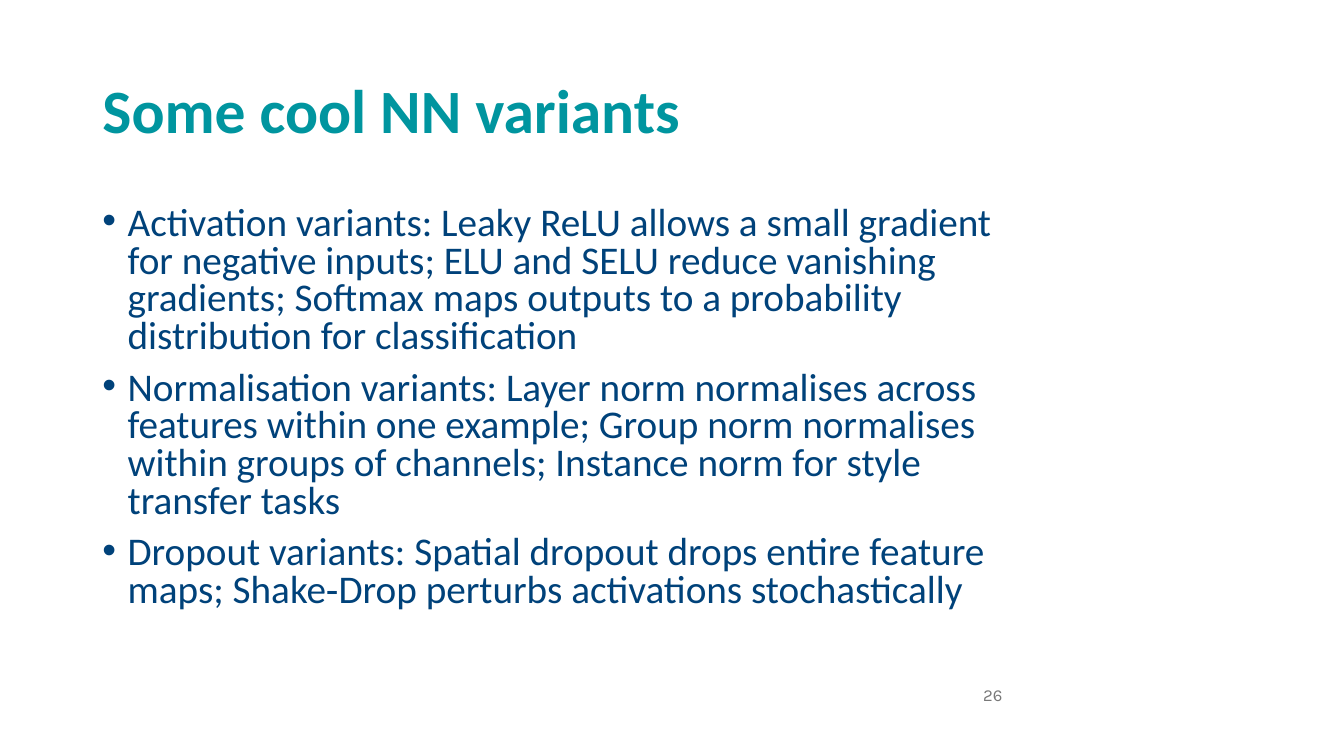
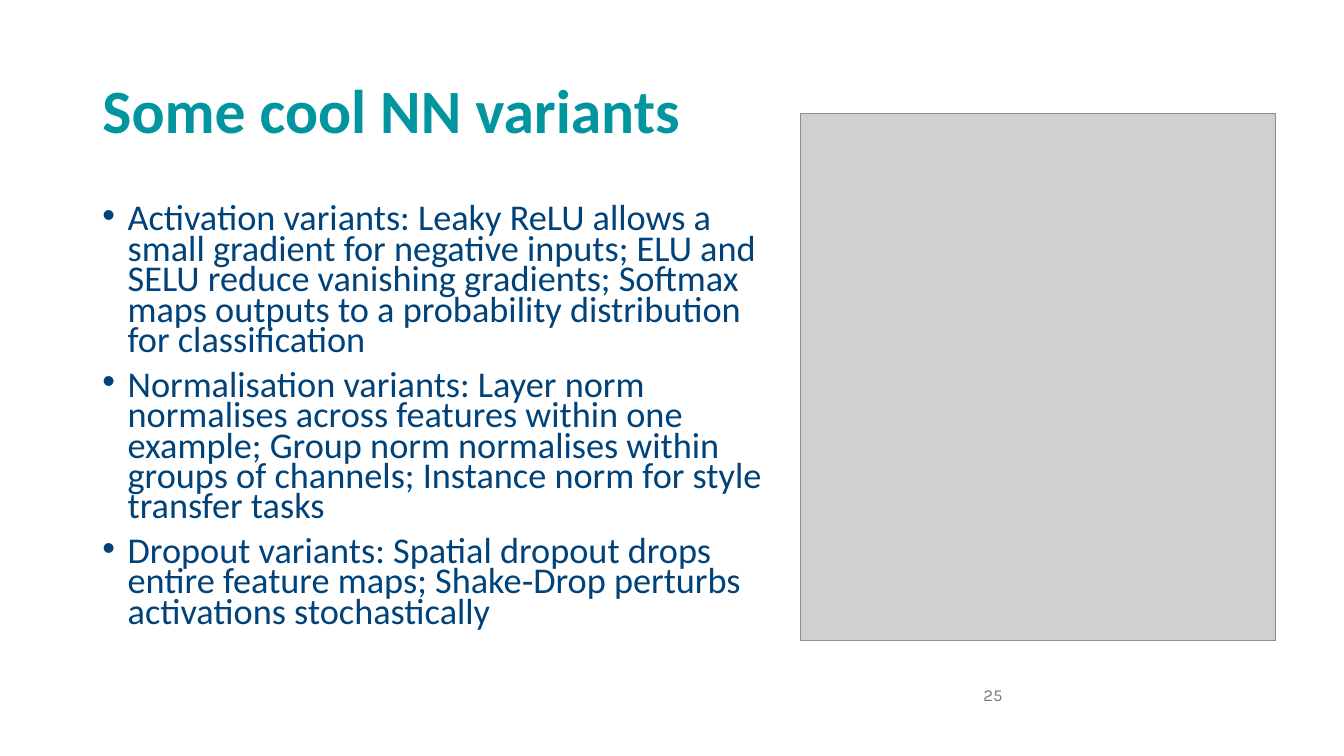
Before and after one commit to andrewcparnell/STAT41130, a slide deck: slide 25 of slides/day 2/D2C2_DL_CNN.pptx (slide 26 before the commit). Drawn at 1344x756 pixels with LibreOffice and Linux fonts; fonts in the diff are those of the drawing; grey boxes stand for pictures; background and template pictures are left out. Boxes give left, top, right and bottom in pixels: in the first picture for what was removed or moved away, otherwise in the second. Text is boxed around its words. In the diff, an @@ line names an element or a change of style, - is before the commit and + after.

```diff
--- a/slides/day 2/D2C2_DL_CNN.pptx
+++ b/slides/day 2/D2C2_DL_CNN.pptx
@@ picture added at (802,113,1276,640) @@
@@ text "Activation variants: Leaky ReLU allows ..." at (128,204,762,630): size 28 to 25.9 pt; line spacing 0.8 to 0.7 @@
@@ page number at (983,690,1002,701): text changed @@
-26
+25
```
Also in this commit, not shown: 3 other slides changed, 5 other files.
